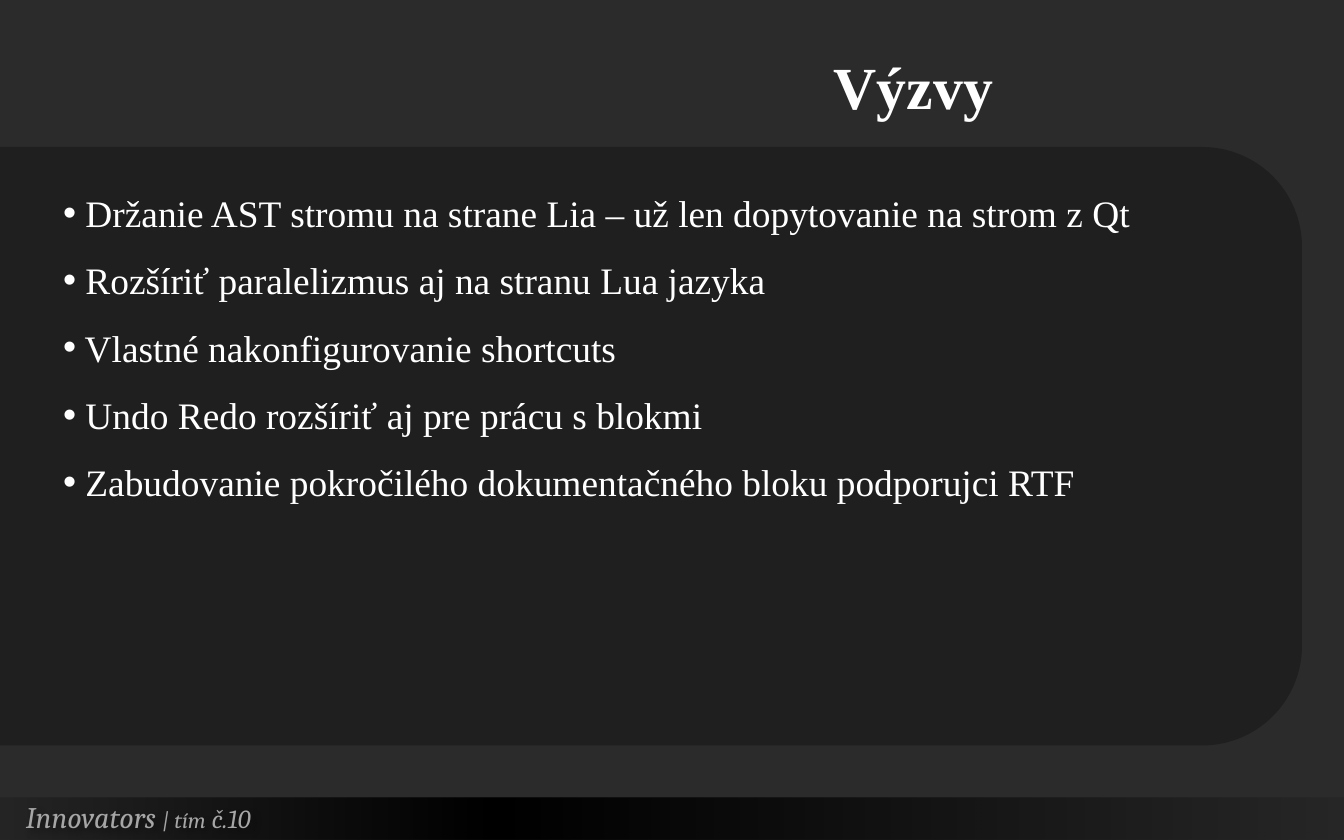
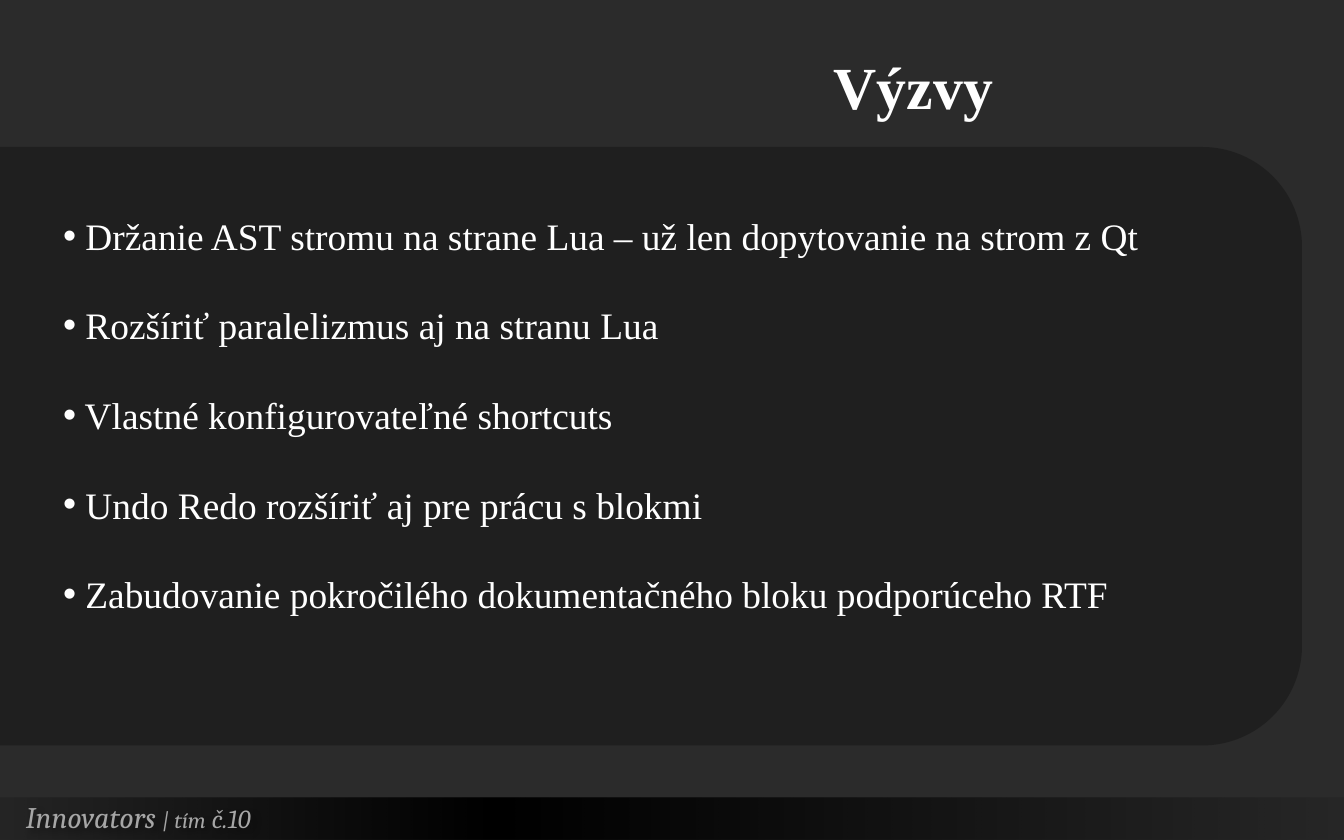
Before and after one commit to Innovators-Team10/Documentation, a slide deck: slide 14 of Dokumentacie/Ostatne/Innovators.pptx (slide 13 before the commit). Drawn at 1344x840 pixels with LibreOffice and Linux fonts; fonts in the diff are those of the drawing; background and template pictures are left out; a plain dark background stands for a picture behind light text. Boxes give left, top, right and bottom in pixels: in the first picture for what was removed or moved away, otherwise in the second. Text is boxed around its words. In the diff, an @@ line names an element or a change of style, - is before the commit and + after.

```diff
--- a/Dokumentacie/Ostatne/Innovators.pptx
+++ b/Dokumentacie/Ostatne/Innovators.pptx
@@ text at [85, 224, 1138, 436]: text changed @@
-• Držanie AST stromu na strane Lia – už len dopytovanie na strom z Qt
-• Rozšíriť paralelizmus aj na stranu Lua jazyka
-• Vlastné nakonfigurovanie shortcuts
+• Držanie AST stromu na strane Lua – už len dopytovanie na strom z Qt
+• Rozšíriť paralelizmus aj na stranu Lua
+• Vlastné konfigurovateľné shortcuts
@@ text at [85, 492, 702, 526]: line spacing 1.5 to 2 @@
@@ text at [85, 582, 1107, 615]: text changed @@
-• Zabudovanie pokročilého dokumentačného bloku podporujci RTF
+• Zabudovanie pokročilého dokumentačného bloku podporúceho RTF
```
Also in this commit, not shown: 6 other slides changed, 1 slide added.
